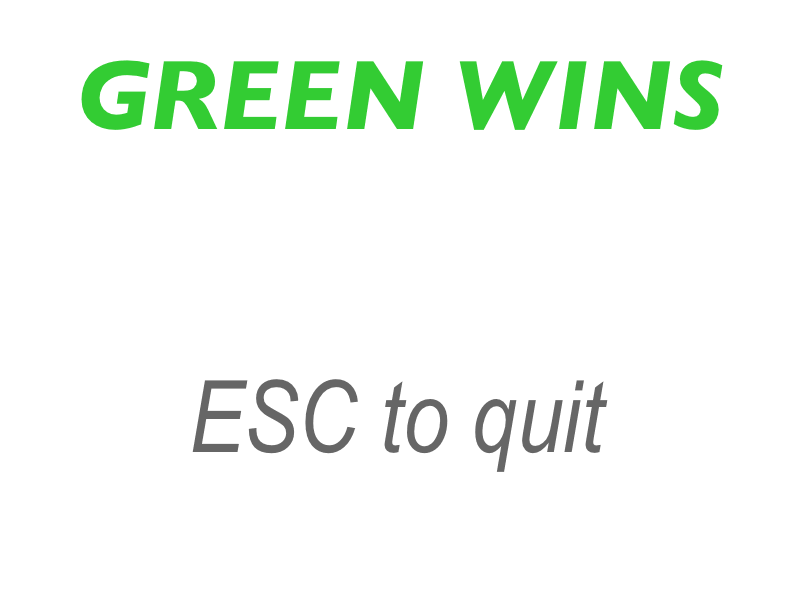
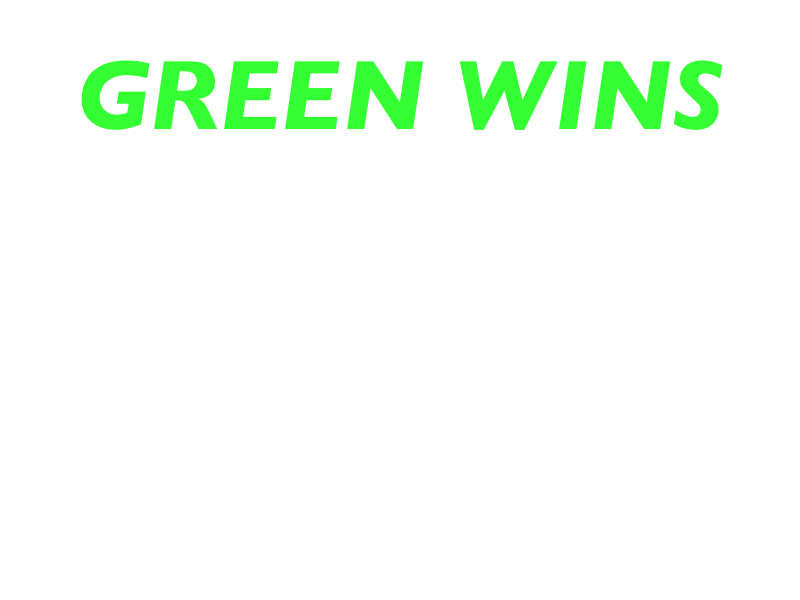
Layers edited between the first and the second 800 x 600 image:
painted on "ESC to quit" over [192, 379, 608, 472]
painted on "GREEN WINS" over [81, 60, 723, 130]
